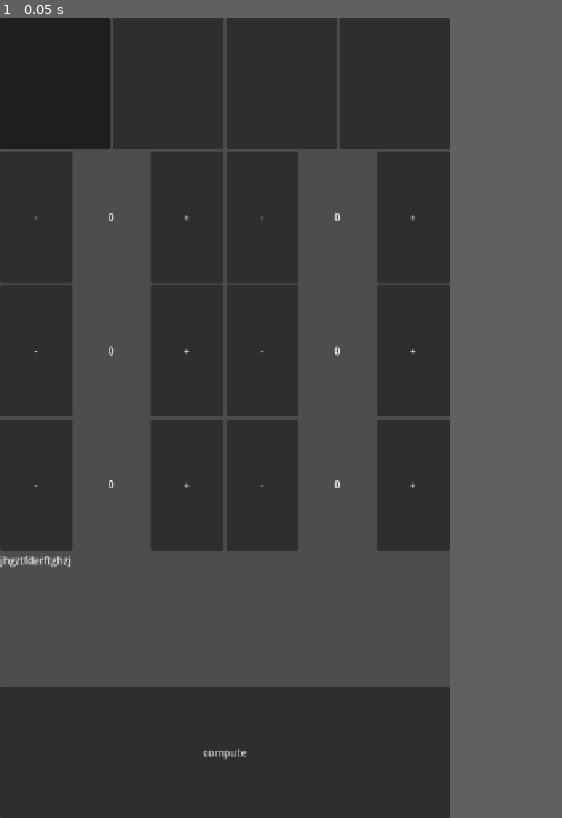
Above: before the commit, frame 1.
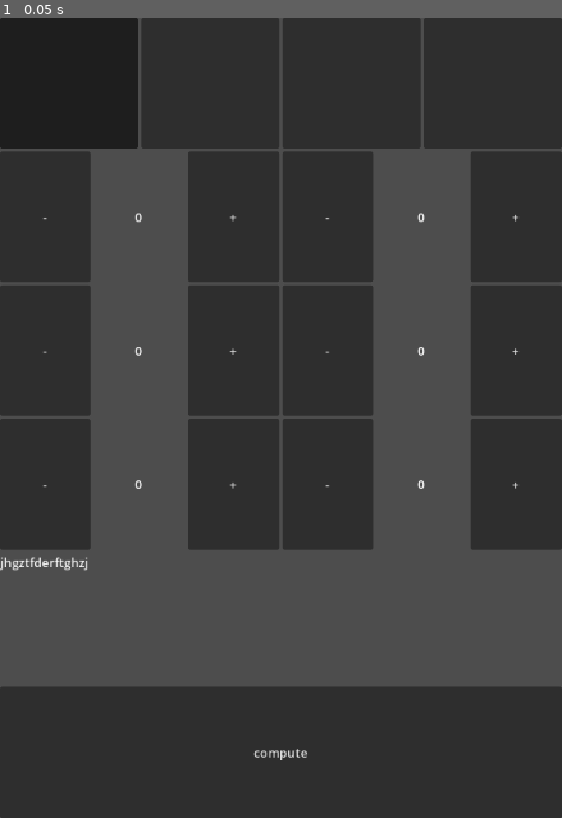
Above: after the commit, the same moment.

Repository: Z4H73N73TT3RN/diceTool
Game: Godot game, scene res://test.tscn
Two runs of this game, one before a commit and one after it. Both use one fixed random seed, a clock stepped at 60 frames per second and the inputs below.
Inputs:
- Up to frame 1 (0.05 s): no input
In our replay, the window is 450x800 before the commit and 562x800 after it. These sizes can differ from the game's own. Grey fills any space a smaller window leaves; there, only what the larger window draws over its background counts as a difference.

The runs differ from the first frame. In frame 1, 24% of the frame differs, in the area x 0-100%, y 0-93%.

Commit message:
dice counter

Diff:
--- a/project.godot
+++ b/project.godot
@@ -18,7 +18,7 @@
 [display]
 
 window/size/viewport_width=720
-window/size/viewport_height=1280
+window/size/viewport_height=1024
 window/stretch/mode="canvas_items"
 window/stretch/aspect="expand"
 
--- a/test.gd
+++ b/test.gd
@@ -10,12 +10,19 @@
 @onready var fort_btn: Button =  $VBoxContainer/HBoxContainer3/Button4
 @onready var buttons: Array[Button] = [inf_btn, light_btn, heavy_btn, fort_btn]
 #region
-@onready var counter: CounterControl = $VBoxContainer/HBoxContainer6/test
+
+@onready var health: CounterControl = $VBoxContainer/HBoxContainer6/health
+@onready var defense: CounterControl = $VBoxContainer/HBoxContainer6/defense
+@onready var counter_ai: CounterControl = $VBoxContainer/HBoxContainer/counter_ai
+@onready var counter_ap: CounterControl = $VBoxContainer/HBoxContainer/counter_ap
+@onready var counter_he: CounterControl = $VBoxContainer/HBoxContainer2/counter_he
+@onready var counter_flames: CounterControl = $VBoxContainer/HBoxContainer2/counter_flame
 #endregion
 
 var selectedType = null
 
 func _ready() -> void:
+	selectedType = TYPES.INFANTRY
 	# Alle Buttons als Toggle-Buttons konfigurieren und mit der Klick-Funktion verbinden
 	for i in range(buttons.size()):
 		var btn = buttons[i]
@@ -25,19 +32,32 @@
 
 func _on_button_pressed(selected_index: int) -> void:
 	selectedType = selected_index
+	print("type is ", selected_index)
 	for i in range(buttons.size()):
 		# Nur der geklickte Button bleibt gedrückt (button_pressed = true)
 		buttons[i].button_pressed = (i == selected_index)
 
 func getDefenseDices() -> int:
-	var dices = 0
 	match selectedType:
-		TYPES.INFANTRY:
-			dices += counter.getValue()
-		TYPES.INFANTRY:
-			dices += counter.getValue()
-	return dices
+		TYPES.INFANTRY:	return counter_ai.getValue()
+		TYPES.LIGHT: return counter_ap.getValue()
+		TYPES.LIGHT: return counter_ap.getValue()
+		_: return 0
 
+func getDamageDices() -> int:
+	match selectedType:
+		TYPES.INFANTRY,TYPES.LIGHT:	return counter_ai.getValue()+counter_ap.getValue()
+		TYPES.HEAVY: return counter_ai.getValue()
+		_: return 0
+
+func getUnavaidoableDamage() -> int:
+	match selectedType:
+		TYPES.INFANTRY,TYPES.LIGHT:	return counter_flames.getValue()
+		#TYPES.HEAVY: return counter_ai.getValue()
+		_: return 0
 
 func _on_compute_button_button_up() -> void:
-	print(getDefenseDices())
+	print("selected type: ", selectedType)
+	print("defense ", getDefenseDices())
+	print("un damage ", getUnavaidoableDamage())
+	print("damagerolls ", getDamageDices())
--- a/test.tscn
+++ b/test.tscn
@@ -48,13 +48,13 @@
 layout_mode = 2
 size_flags_vertical = 3
 
-[node name="test" parent="VBoxContainer/HBoxContainer6" unique_id=403856561 instance=ExtResource("1_37kl0")]
+[node name="health" parent="VBoxContainer/HBoxContainer6" unique_id=403856561 instance=ExtResource("1_37kl0")]
 layout_mode = 2
 size_flags_horizontal = 3
 size_flags_vertical = 1
 title = "counter"
 
-[node name="counter2" parent="VBoxContainer/HBoxContainer6" unique_id=1641063562 instance=ExtResource("1_37kl0")]
+[node name="defense" parent="VBoxContainer/HBoxContainer6" unique_id=1641063562 instance=ExtResource("1_37kl0")]
 layout_mode = 2
 size_flags_horizontal = 3
 size_flags_vertical = 1
@@ -63,12 +63,12 @@
 layout_mode = 2
 size_flags_vertical = 3
 
-[node name="counter" parent="VBoxContainer/HBoxContainer" unique_id=1093663357 instance=ExtResource("1_37kl0")]
+[node name="counter_ai" parent="VBoxContainer/HBoxContainer" unique_id=1093663357 instance=ExtResource("1_37kl0")]
 layout_mode = 2
 size_flags_horizontal = 3
 size_flags_vertical = 1
 
-[node name="counter2" parent="VBoxContainer/HBoxContainer" unique_id=1897343874 instance=ExtResource("1_37kl0")]
+[node name="counter_ap" parent="VBoxContainer/HBoxContainer" unique_id=1897343874 instance=ExtResource("1_37kl0")]
 layout_mode = 2
 size_flags_horizontal = 3
 size_flags_vertical = 1
@@ -77,12 +77,12 @@
 layout_mode = 2
 size_flags_vertical = 3
 
-[node name="counter" parent="VBoxContainer/HBoxContainer2" unique_id=217065747 instance=ExtResource("1_37kl0")]
+[node name="counter_he" parent="VBoxContainer/HBoxContainer2" unique_id=217065747 instance=ExtResource("1_37kl0")]
 layout_mode = 2
 size_flags_horizontal = 3
 size_flags_vertical = 1
 
-[node name="counter2" parent="VBoxContainer/HBoxContainer2" unique_id=802741133 instance=ExtResource("1_37kl0")]
+[node name="counter_flame" parent="VBoxContainer/HBoxContainer2" unique_id=802741133 instance=ExtResource("1_37kl0")]
 layout_mode = 2
 size_flags_horizontal = 3
 size_flags_vertical = 1
